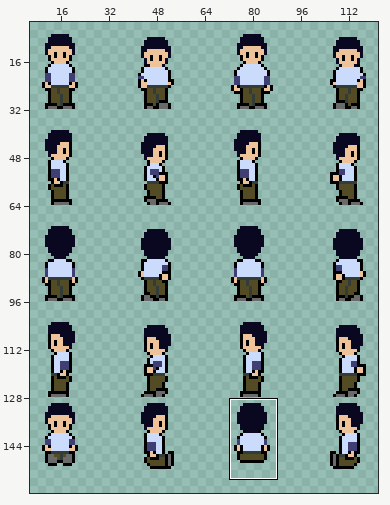
A sprite sheet gets an edit: images/characters/people/Brother.png. Above, an overview of the earlier version with the close-up marked.
Close-up. Before the edit:
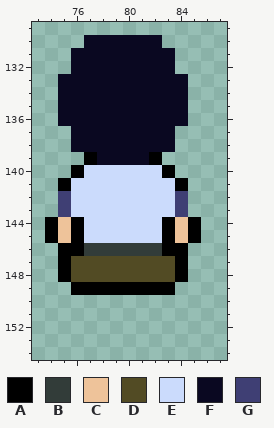
The file is 128x160 pixels. Shown: x 73..87, y 129..154. The wide view leaves out empty margins. The commit also changed other parts of the picture, which this record leaves out.
Palette (. is transparent): A #000000  B #323c39  C #eec39a  D #524b24  E #cbdbfc  F #0a0821  G #3f3f74
Pixels before, first column x 74:
130 ...FFFFFF...
131 ..FFFFFFFF..
132 ..FFFFFFFF..
133 .FFFFFFFFFF.
134 .FFFFFFFFFF.
135 .FFFFFFFFFF.
136 .FFFFFFFFFF.
137 ..FFFFFFFF..
138 ..FFFFFFFF..
139 ...AFFFFA...
140 ..AEEEEEEA..
141 .AEEEEEEEEA.
142 .GEEEEEEEEG.
143 .GEEEEEEEEG.
144 ACAEEEEEEACA
145 ACAEEEEEEACA
146 .AABBBBBBAA.
147 .ADDDDDDDDA.
148 .ADDDDDDDDA.
149 ..AAAAAAAA..
And afterwards:
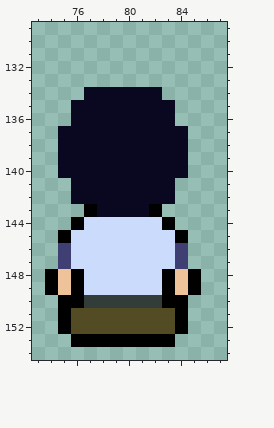
The edit:
Changed rows in their new state; - is an unchanged pixel.
first column x 74:
130 ---......---
131 --........--
132 --........--
133 -..........-
134 -..------..-
135 -.--------.-
136 -.--------.-
137 -F--------F-
138 -F--------F-
139 -FFF----FFF-
140 -FFFFFFFFFF-
141 -.FFFFFFFF.-
142 -.FFFFFFFF.-
143 -..AFFFFA..-
144 ..--------..
145 .AE------EA.
146 -GEEEEEEEEG-
147 -GEEEEEEEEG-
148 ACAEEEEEEACA
149 AC-EEEEEE-CA
150 -AABBBBBBAA-
151 -ADDDDDDDDA-
152 -ADDDDDDDDA-
153 --AAAAAAAA--
Changed places in both close-ups, as pixel boxes (x1, y1, x2, y2):
changed: (45, 35, 201, 347)
